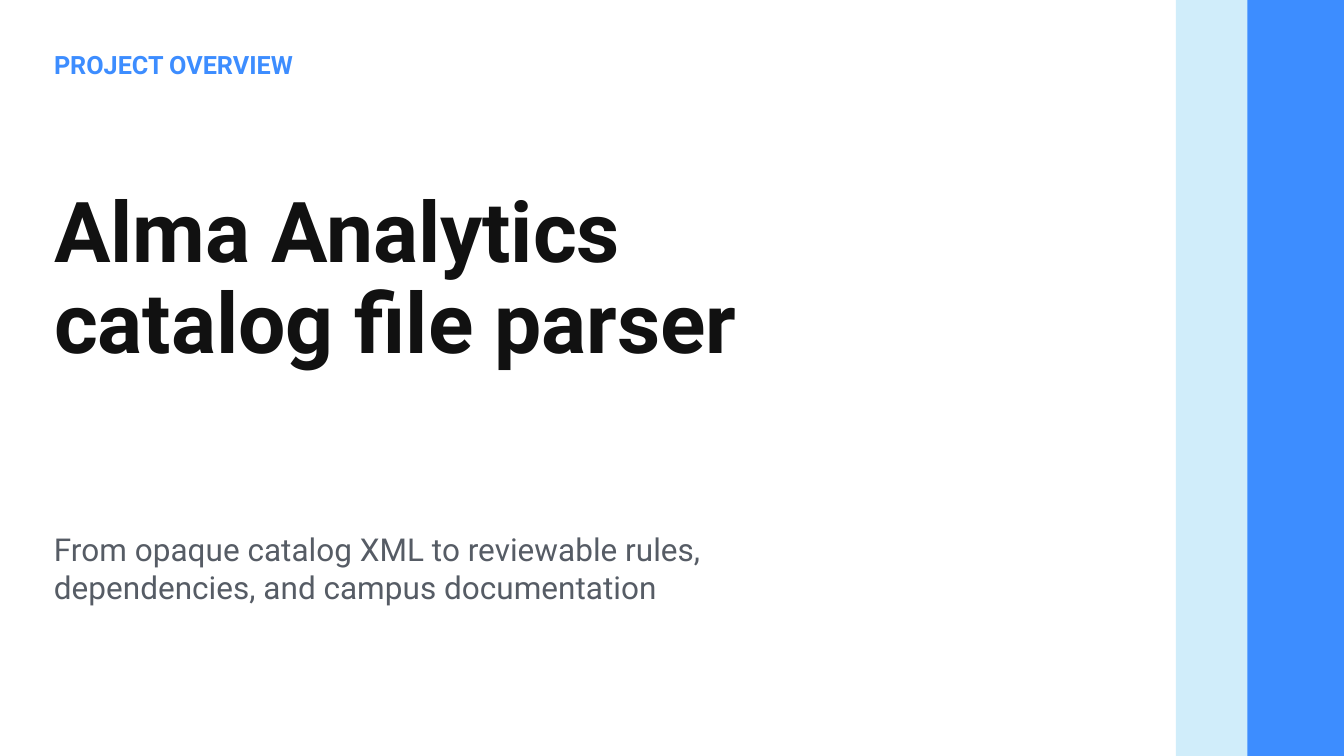
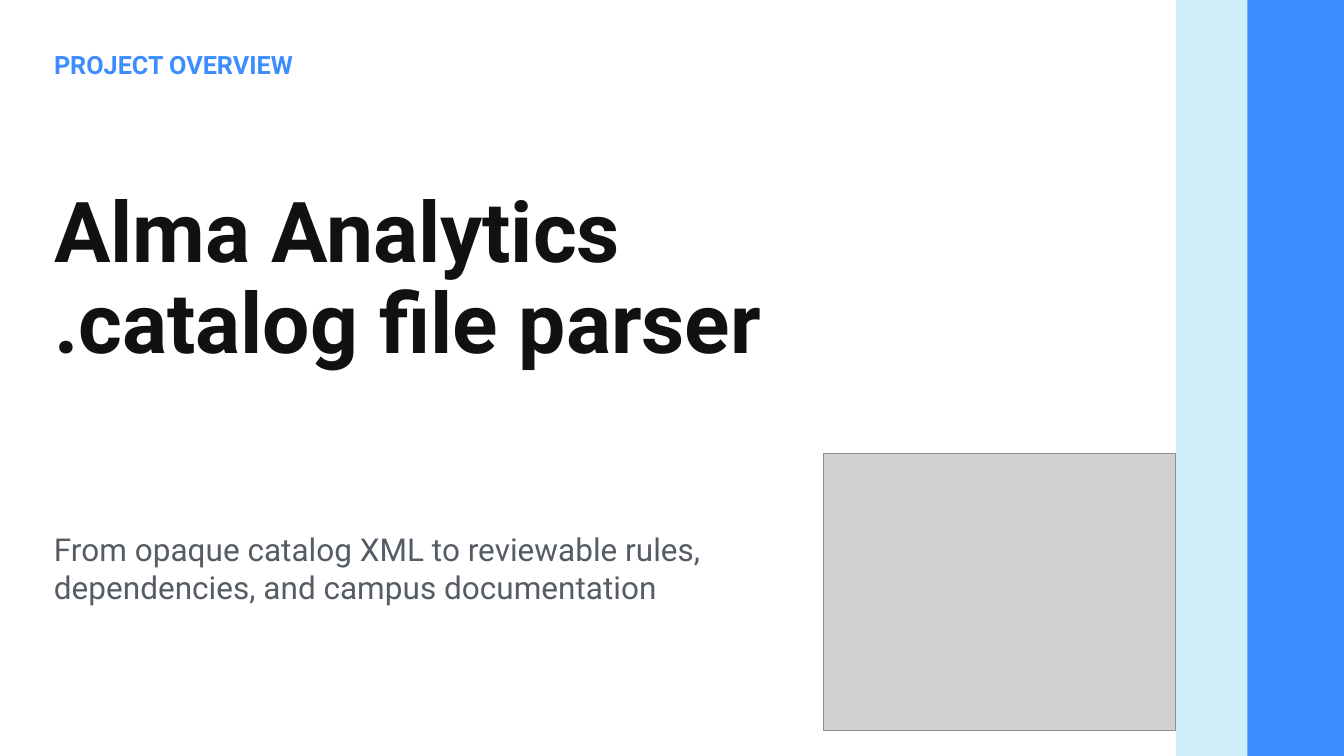
Before and after one commit to kristenchua-commits/alma-analytics-catalog-file-parser-project, a slide deck: slide 1 of documentation/presentations/alma-analytics-catalog-file-parser-overview.pptx. Drawn at 1344x756 pixels with LibreOffice and Linux fonts; fonts in the diff are those of the drawing; grey boxes stand for pictures. Boxes give left, top, right and bottom in pixels: in the first picture for what was removed or moved away, otherwise in the second. Text is boxed around its words. In the diff, an @@ line names an element or a change of style, - is before the commit and + after.

Commit message:
parser project presentation - "parsey and the pipelines"

```diff
--- a/documentation/presentations/alma-analytics-catalog-file-parser-overview.pptx
+++ b/documentation/presentations/alma-analytics-catalog-file-parser-overview.pptx
@@ text at [54, 276, 761, 371]: text changed @@
-catalog file parser
+.catalog file parser
@@ picture added at [824, 454, 1177, 731] @@
```
Also in this commit, not shown: 6 other slides changed, 5 slides added, 3 other files.
